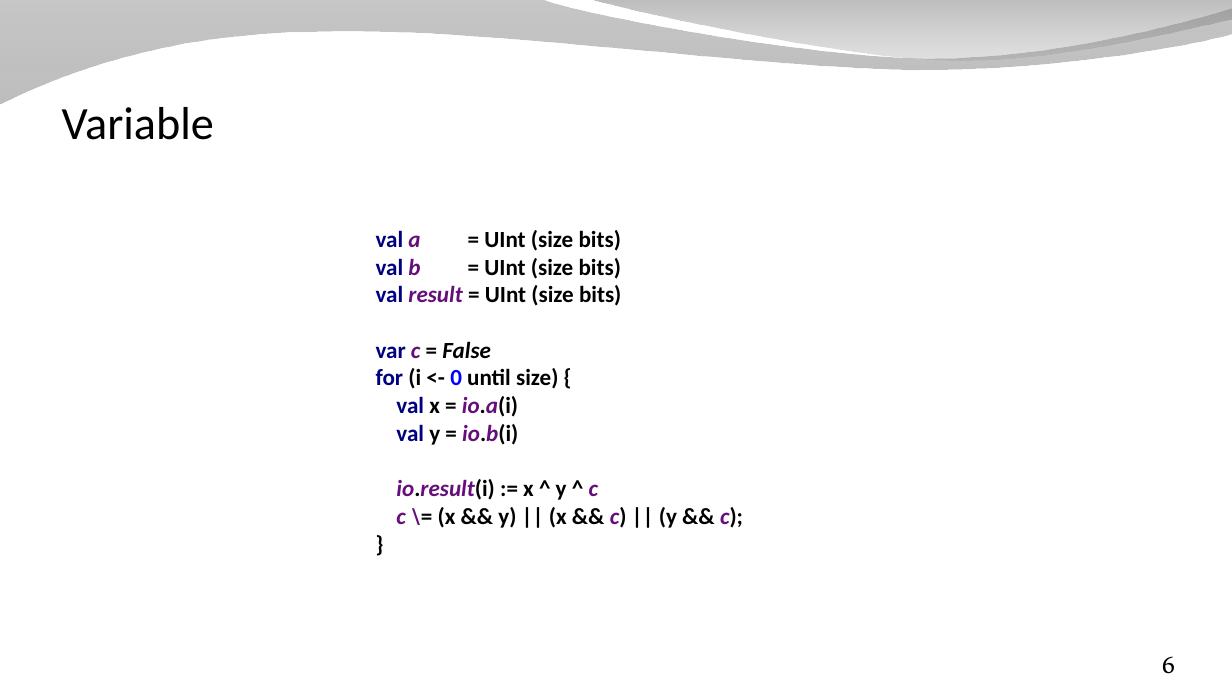
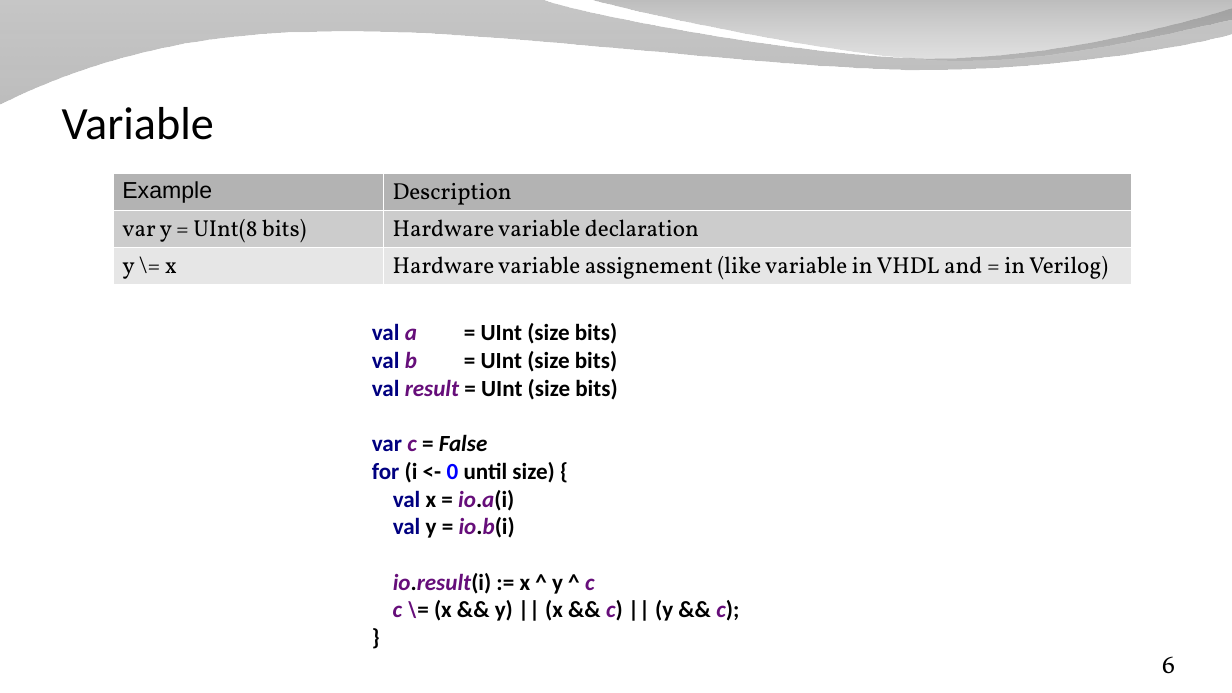
Before and after one commit to SpinalHDL/SpinalDoc, a slide deck: slide 6 of presentation/en/workshop/equivalence.odp. Drawn at 1232x693 pixels with LibreOffice and Linux fonts; fonts in the diff are those of the drawing; background and template pictures are left out. Boxes give left, top, right and bottom in pixels: in the first picture for what was removed or moved away, otherwise in the second. Text is boxed around its words. In the diff, an @@ line names an element or a change of style, - is before the commit and + after.

```diff
--- a/presentation/en/workshop/equivalence.odp
+++ b/presentation/en/workshop/equivalence.odp
@@ table added at box(114, 173, 1131, 284), 3 rows, 2 columns @@
+Example | Description
+var y = UInt(8 bits) | Hardware variable declaration
+y \= x | Hardware variable assignement (like variable in VHDL and = in Verilog)
@@ text "val a = UInt (size ...": place and size @@
-text "val a = UInt (size ..." at box(376, 230, 743, 528)
+text "val a = UInt (size ..." at box(372, 323, 739, 621)
```
Also in this commit, not shown: 1 other slide changed, 2 other files.
